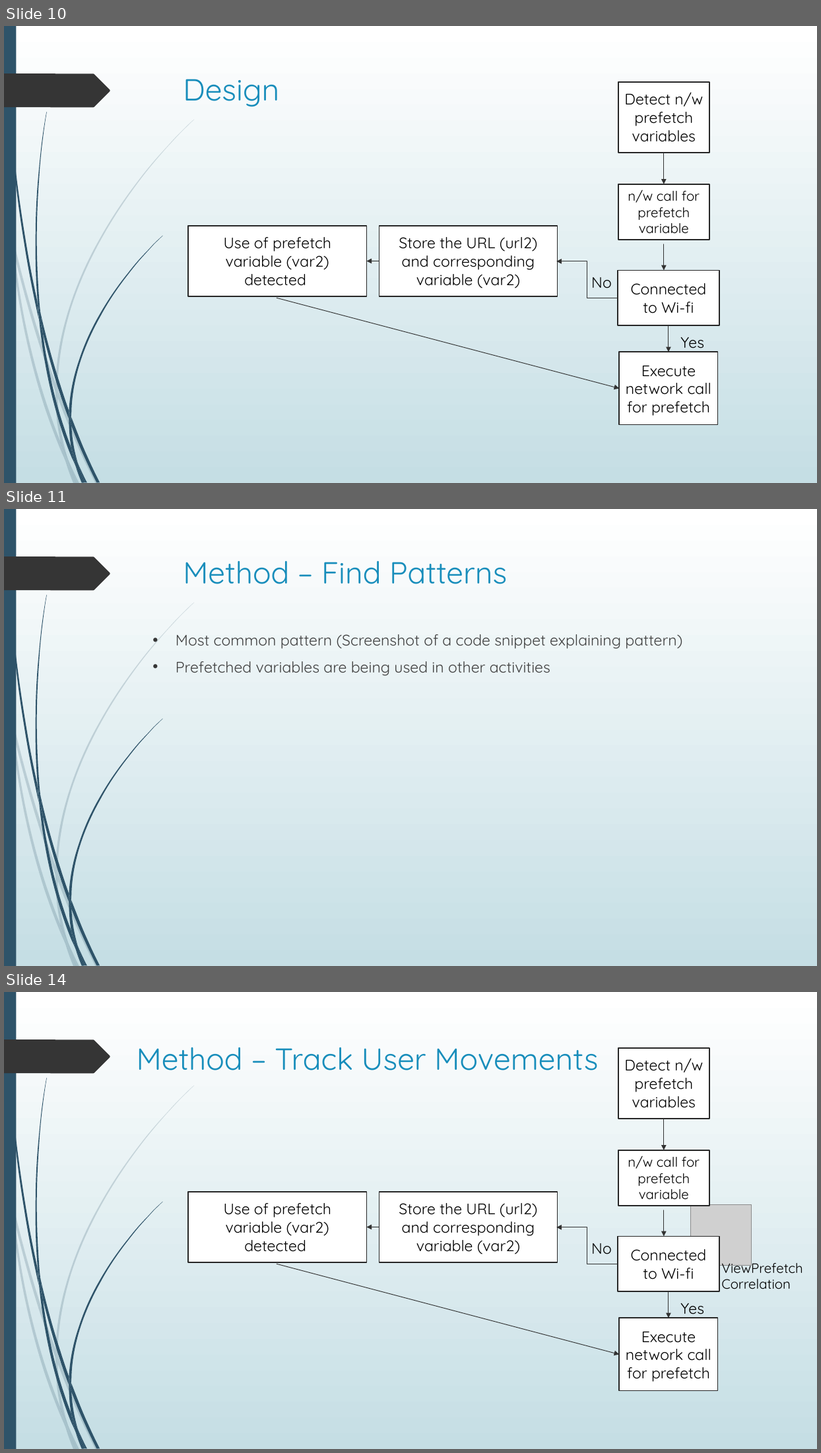
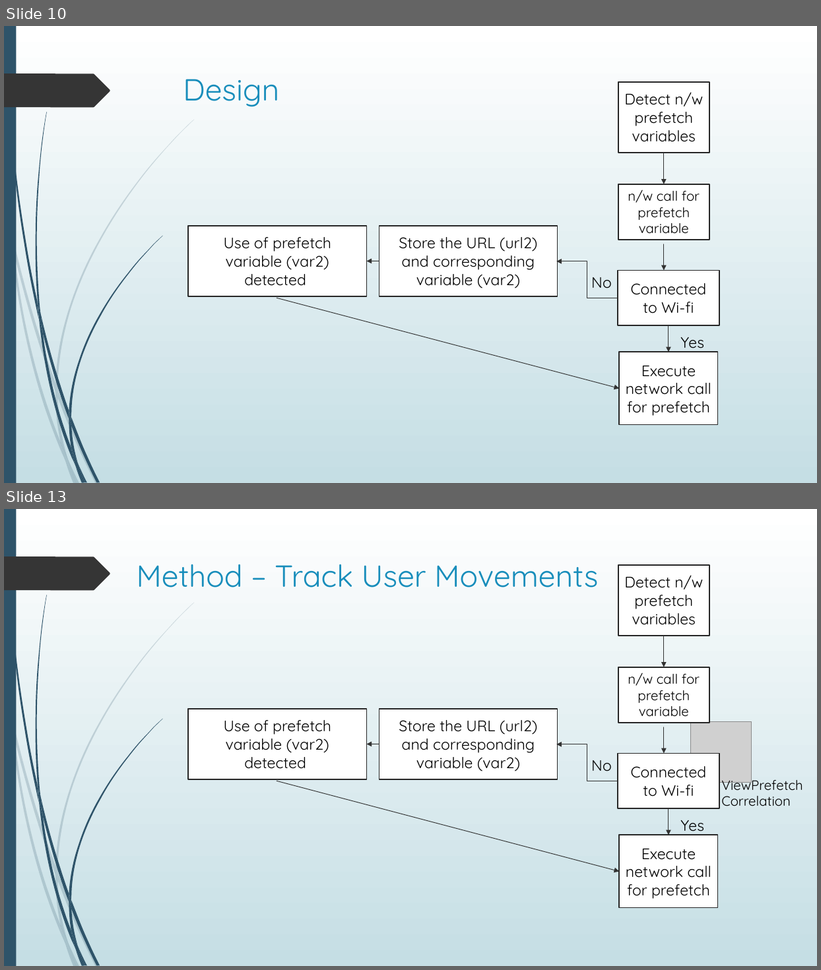
Before and after one commit to shahamish150294/PrefetchProcrastinatorAndroid, a slide deck: Prefetch Procrastinator Final Presentation.pptx. Shown one above the other, each under a label of ours: slides 10, 11 and 14 before the commit, slides 10 and 13 after it; the slides between them are not shown. The pictures are 821x1453 and 821x970 pixels, drawn with LibreOffice and Linux fonts; fonts in the diff are those of the drawing; grey boxes stand for pictures. Boxes give left, top, right and bottom in pixels: in the first picture for what was removed or moved away, otherwise in the second. Text is boxed around its words. In the diff, an @@ line names an element or a change of style, - is before the commit and + after.

```diff
--- a/Prefetch Procrastinator Final Presentation.pptx
+++ b/Prefetch Procrastinator Final Presentation.pptx
@@ slide 11 removed at <box>4,509,817,966</box>, background gradient #FFFFFF to #C5DEE5; not listed: 24 template elements that a slide beside it also shows @@
@@ title removed at <box>183,561,507,584</box> @@
-Method – Find Patterns
@@ text removed at <box>176,634,682,676</box> @@
-• Most common pattern (Screenshot of a code snippet explaining pattern)
-• Prefetched variables are being used in other activities
@@ what was slide 14 is now slide 13 @@
```
Also in this commit, not shown: 12 slides changed.
